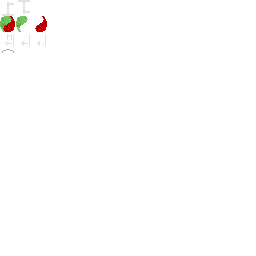
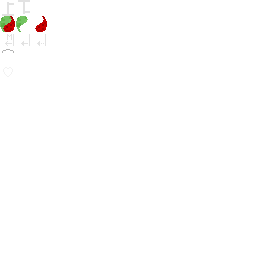
The second w=256, h=256 image is a revision of the first. Changes to its layers:
added layer "Favorite" above "icons.png" over [3, 67, 13, 77]